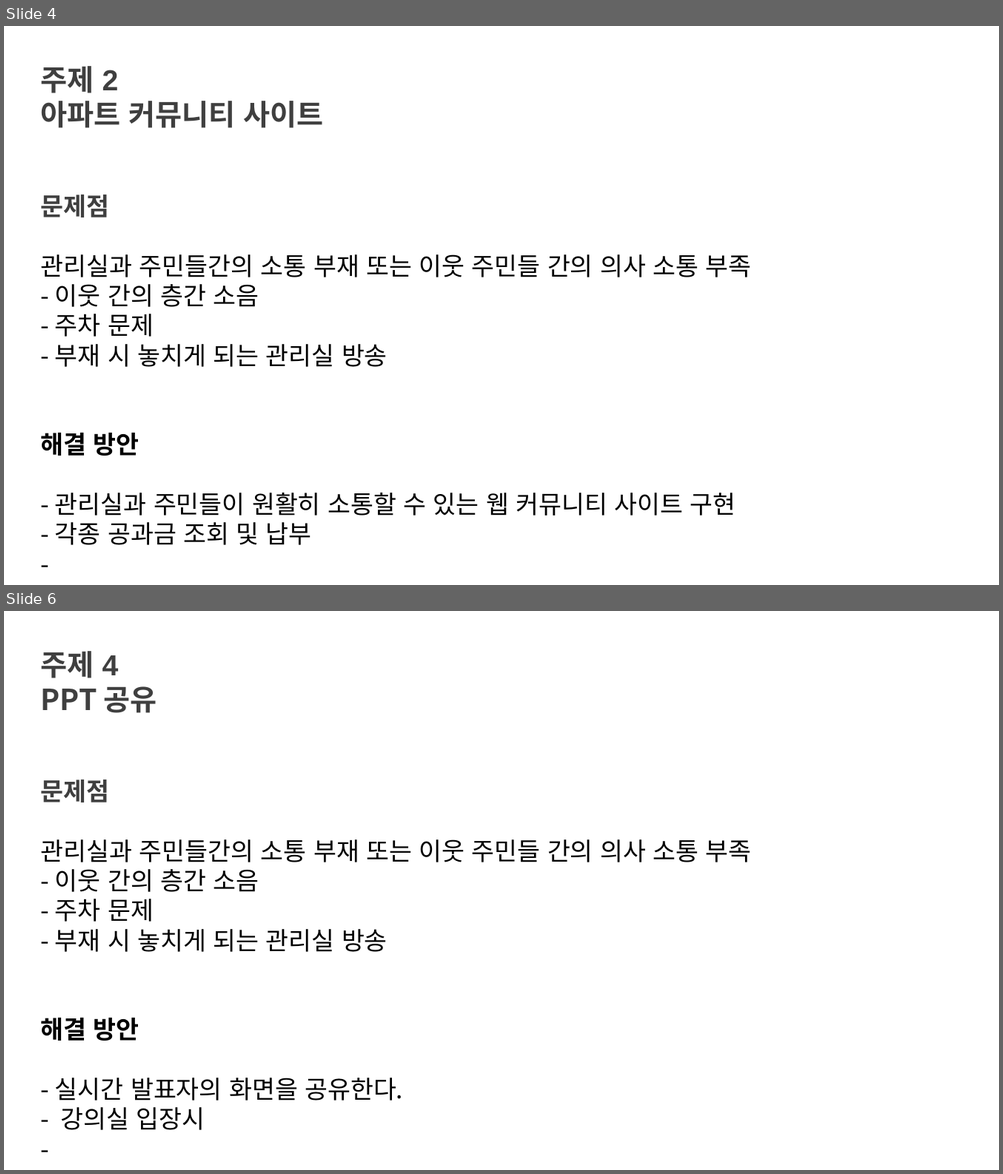
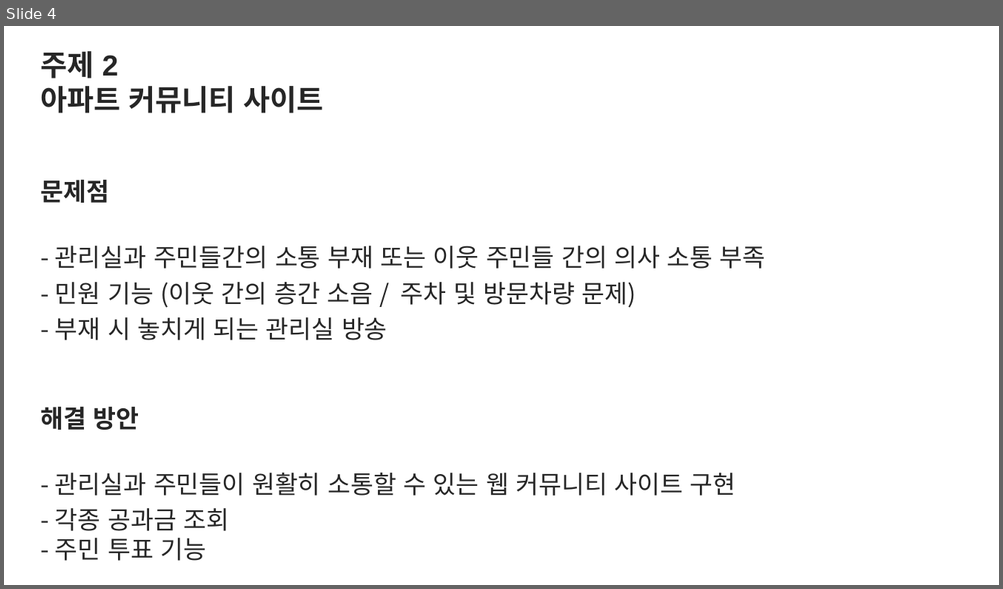
Before and after one commit to Imvely/java87, a slide deck: 기획안_1107_2.pptx. Shown one above the other, each under a label of ours: slides 4 and 6 before the commit, slide 4 after it; the slides between them are not shown. The pictures are 1003x1174 and 1003x589 pixels, drawn with LibreOffice and Linux fonts; fonts in the diff are those of the drawing. Boxes give left, top, right and bottom in pixels: in the first picture for what was removed or moved away, otherwise in the second. Text is boxed around its words. In the diff, an @@ line names an element or a change of style, - is before the commit and + after.

```diff
--- a/기획안_1107_2.pptx
+++ b/기획안_1107_2.pptx
@@ slide 6 removed at (x1=4, y1=611, x2=999, y2=1170), background #FFFFFF @@
@@ text removed at (x1=41, y1=651, x2=751, y2=1130) @@
-주제 4
-PPT 공유
-문제점
-관리실과 주민들간의 소통 부재 또는 이웃 주민들 간의 의사 소통 부족
-- 이웃 간의 층간 소음
-- 주차 문제
-- 부재 시 놓치게 되는 관리실 방송
-해결 방안
-- 실시간 발표자의 화면을 공유한다.
-- 강의실 입장시
--
@@ slide 4 changed as well @@
@@ text "주제 2" moved from (x1=41, y1=66, x2=751, y2=545) to (x1=41, y1=51, x2=765, y2=561) @@
@@ text at (x1=41, y1=51, x2=736, y2=496): text colour #3F3F3F to #262626 in "주제 2", "아파트 커뮤니티 사이트", "문제점"; text colour #000000 to #262626 in "- 부재 시 놓치게 되는 관리실 방송", "해결 방안", "- 관리실과 주민들이 원활히 소통할 수 있는 ..."; line spacing 1 to 1.2 @@
@@ text at (x1=55, y1=246, x2=765, y2=308): text changed; text colour #000000 to #262626 @@
-관리실과 주민들간의 소통 부재 또는 이웃 주민들 간의 의사 소통 부족
-- 이웃 간의 층간 소음
-- 주차 문제
+- 관리실과 주민들간의 소통 부재 또는 이웃 주민들 간의 의사 소통 부족
+- 민원 기능 (이웃 간의 층간 소음 / 주차 및 방문차량 문제)
@@ text at (x1=55, y1=508, x2=229, y2=561): text changed; text colour #000000 to #262626 @@
-- 각종 공과금 조회 및 납부
--
+- 각종 공과금 조회
+- 주민 투표 기능
```
Also in this commit, not shown: 3 other slides changed, 1 slide added, 1 other slide removed.
